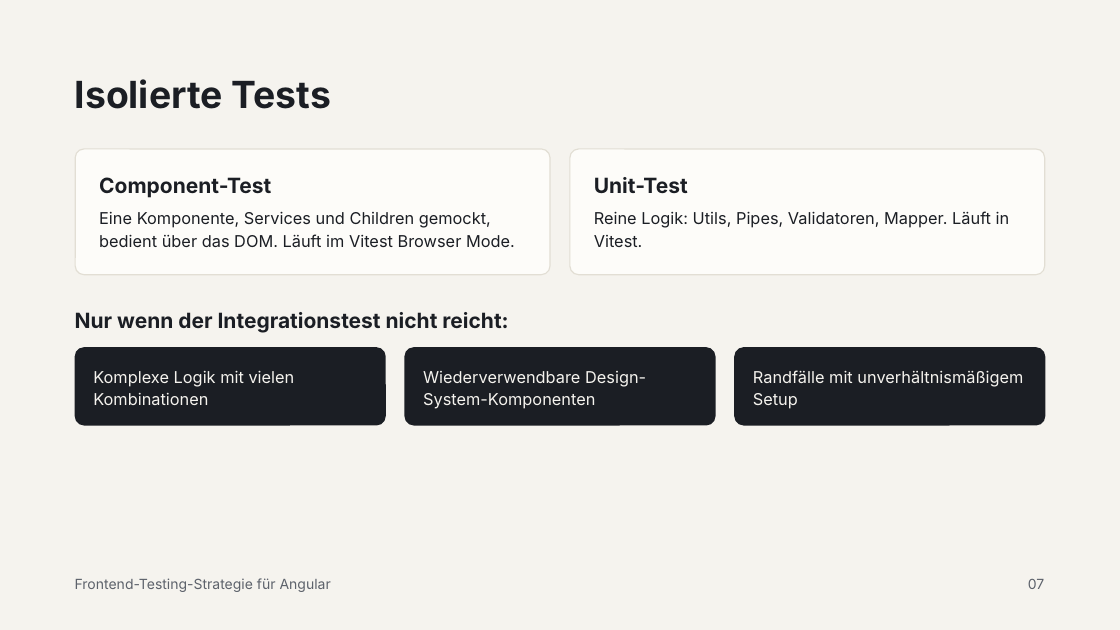
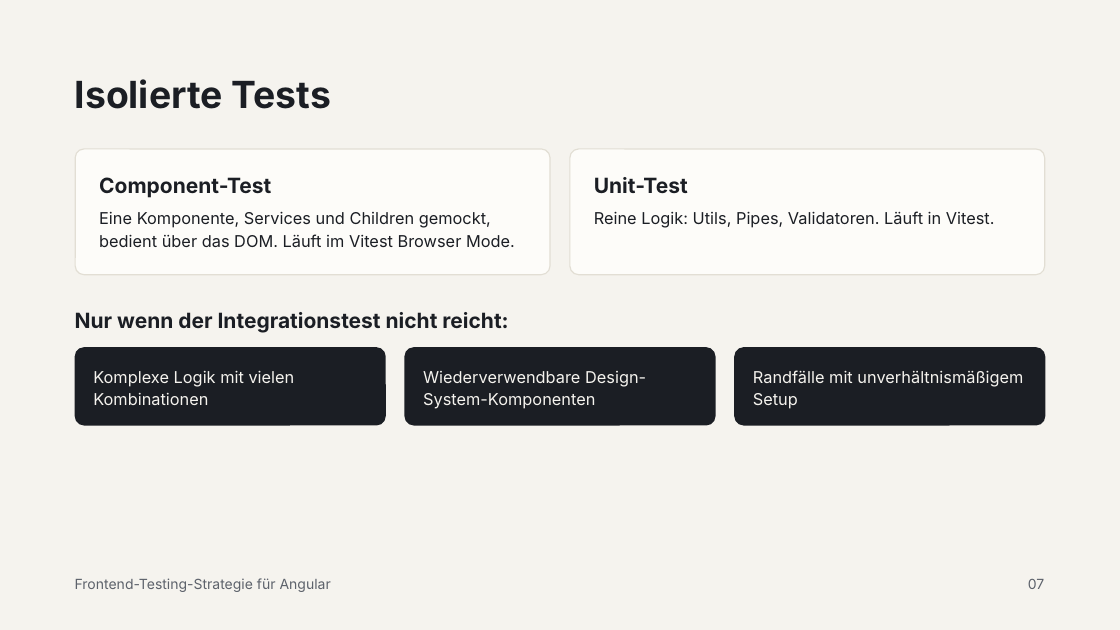
Before and after one commit to michaelbe812/mo-transfer, a slide deck: slide 7 of docs/Frontend-Testing-Strategie für Angular.pptx. Drawn at 1120x630 pixels with LibreOffice and Linux fonts; fonts in the diff are those of the drawing. Boxes give left, top, right and bottom in pixels: in the first picture for what was removed or moved away, otherwise in the second. Text is boxed around its words. In the diff, an @@ line names an element or a change of style, - is before the commit and + after.

```diff
--- a/docs/Frontend-Testing-Strategie für Angular.pptx
+++ b/docs/Frontend-Testing-Strategie für Angular.pptx
@@ text at (594,211,995,228): text changed @@
-Reine Logik: Utils, Pipes, Validatoren, Mapper. Läuft in Vitest.
+Reine Logik: Utils, Pipes, Validatoren. Läuft in Vitest.
```
Also in this commit, not shown: 1 other slide changed, 54 other files.
